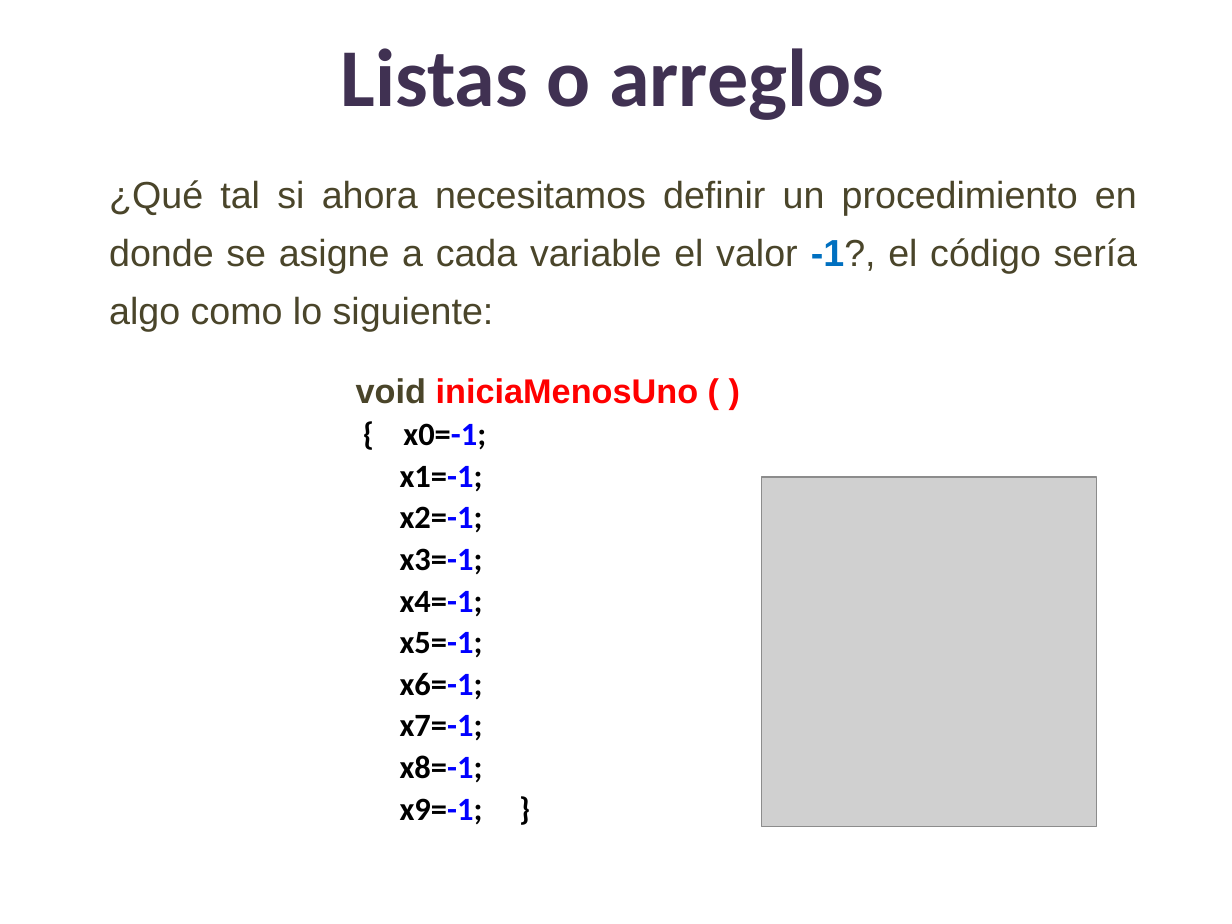
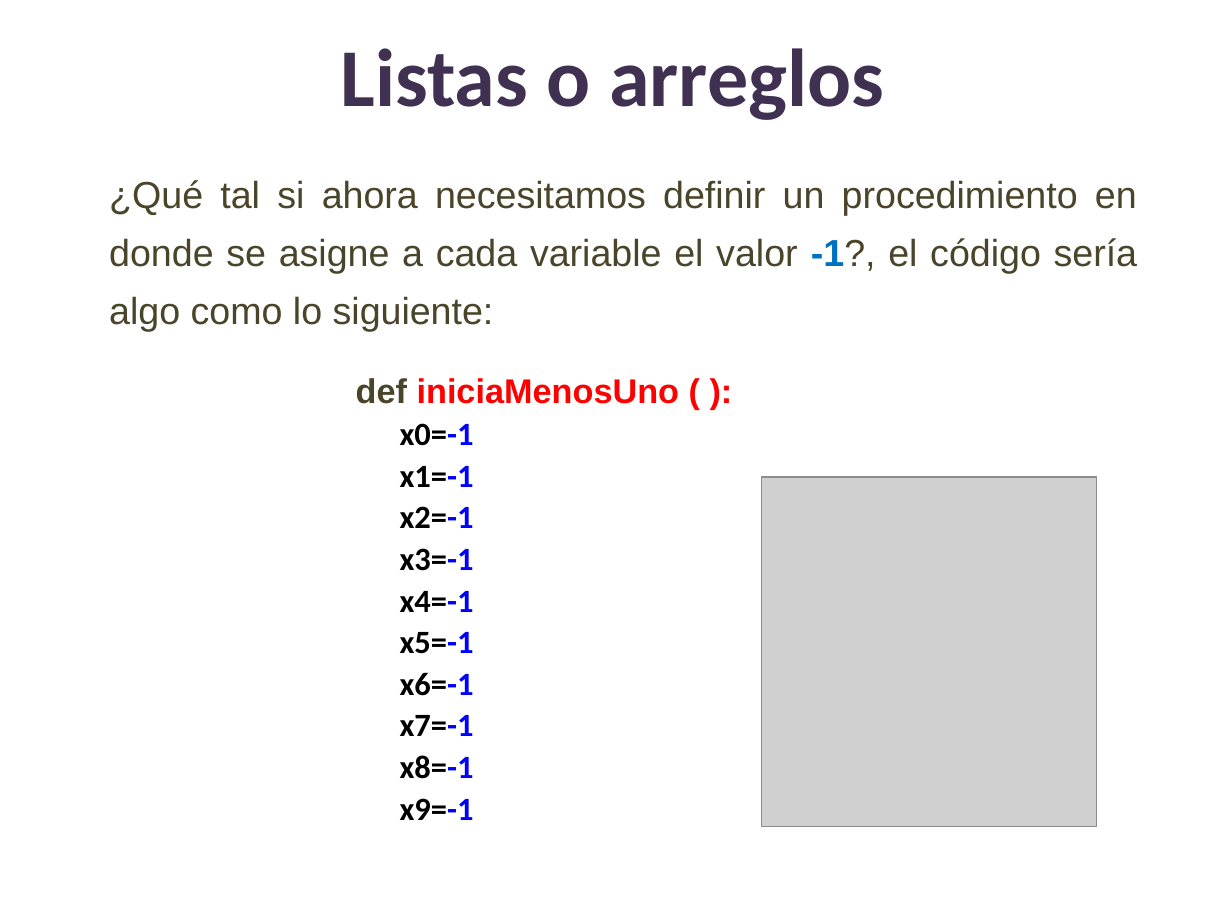
Before and after one commit to lizetheP/PensamientoC, a slide deck: slide 4 of calendario/documentos/7_Listas_Arreglos.pptx. Drawn at 1232x924 pixels with LibreOffice and Linux fonts; fonts in the diff are those of the drawing; grey boxes stand for pictures. Boxes give left, top, right and bottom in pixels: in the first picture for what was removed or moved away, otherwise in the second. Text is boxed around its words. In the diff, an @@ line names an element or a change of style, - is before the commit and + after.

```diff
--- a/calendario/documentos/7_Listas_Arreglos.pptx
+++ b/calendario/documentos/7_Listas_Arreglos.pptx
@@ text at (356,378,680,820): text changed @@
-        void iniciaMenosUno ( )
-        { x0=-1;
-        x1=-1;
-        x2=-1;
-        x3=-1;
-        x4=-1;
-        x5=-1;
-        x6=-1;
-        x7=-1;
-        x8=-1;
-        x9=-1; }
+        def iniciaMenosUno ( ):
+        x0=-1
+        x1=-1
+        x2=-1
+        x3=-1
+        x4=-1
+        x5=-1
+        x6=-1
+        x7=-1
+        x8=-1
+        x9=-1
```
Also in this commit, not shown: 12 other slides changed, 13 slides added, 4 slides removed, 6 other files.
